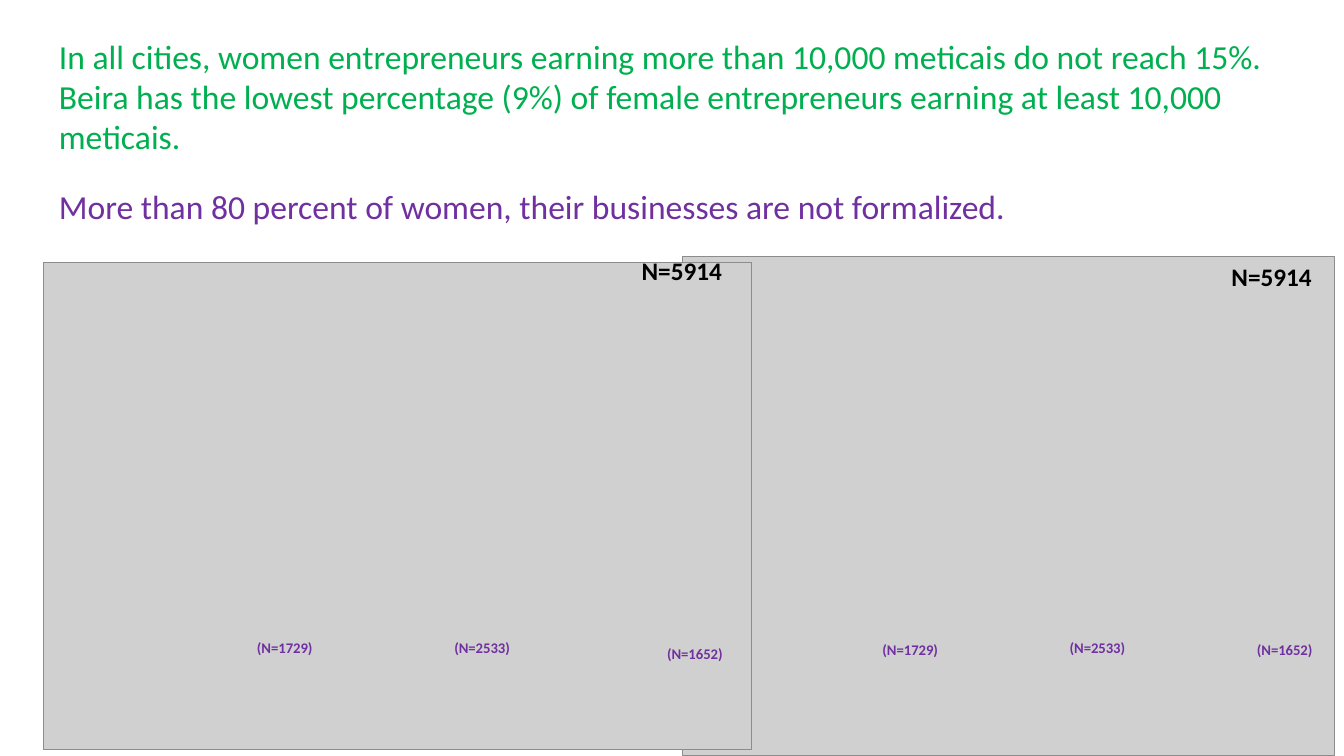
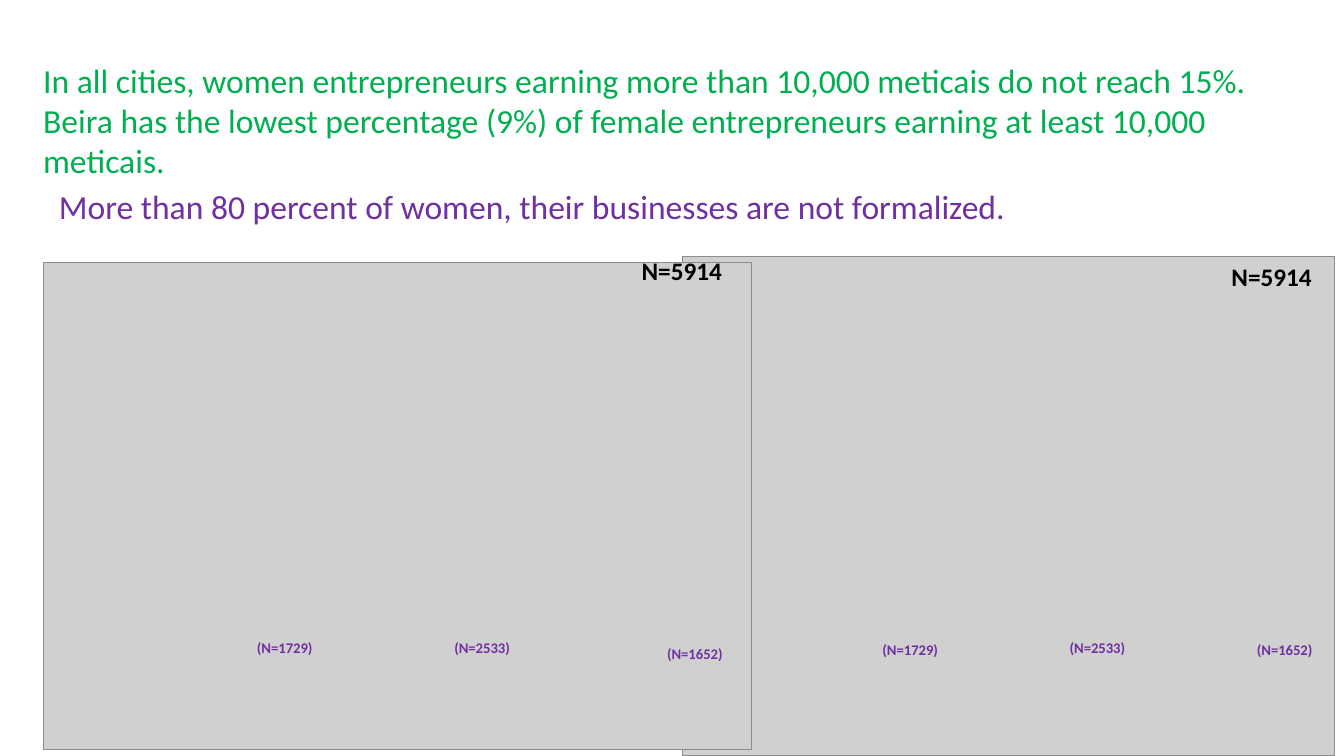
Before and after one commit to nhanombedercio/Realiza, a slide deck: slide 6 of Report_REALIZA_Entrepreneurs profile from Mobilization.pptx (slide 5 before the commit). Drawn at 1344x756 pixels with LibreOffice and Linux fonts; fonts in the diff are those of the drawing; grey boxes stand for pictures. Boxes give left, top, right and bottom in pixels: in the first picture for what was removed or moved away, otherwise in the second. Text is boxed around its words. In the diff, an @@ line names an element or a change of style, - is before the commit and + after.

```diff
--- a/Report_REALIZA_Entrepreneurs profile from Mobilization.pptx
+++ b/Report_REALIZA_Entrepreneurs profile from Mobilization.pptx
@@ text "In all cities, women entrepreneurs ...": place and size @@
-text "In all cities, women entrepreneurs ..." at [59, 45, 1261, 150]
+text "In all cities, women entrepreneurs ..." at [43, 69, 1246, 174]
```
Also in this commit, not shown: 4 slides added, 1 slide removed, 3 other files.
